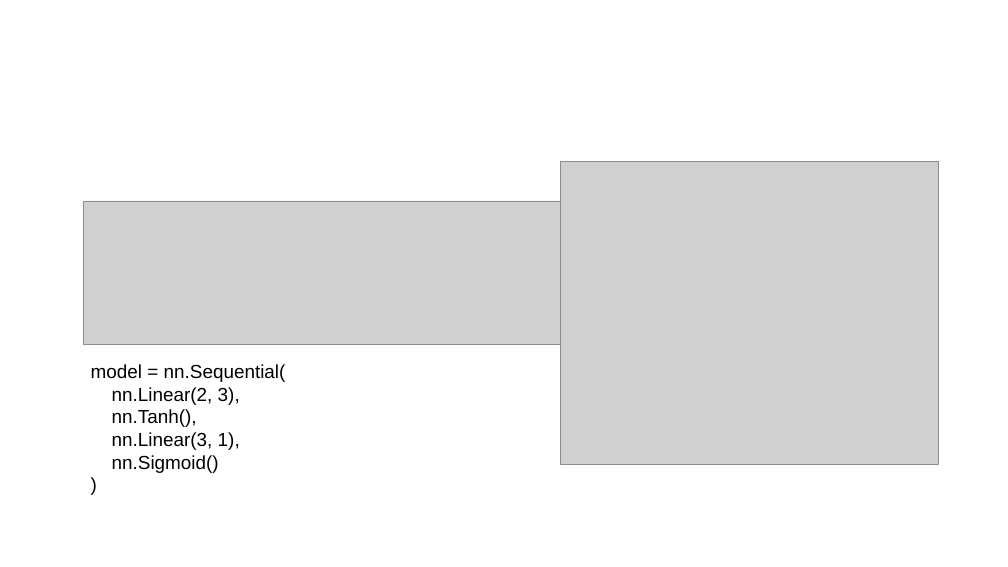
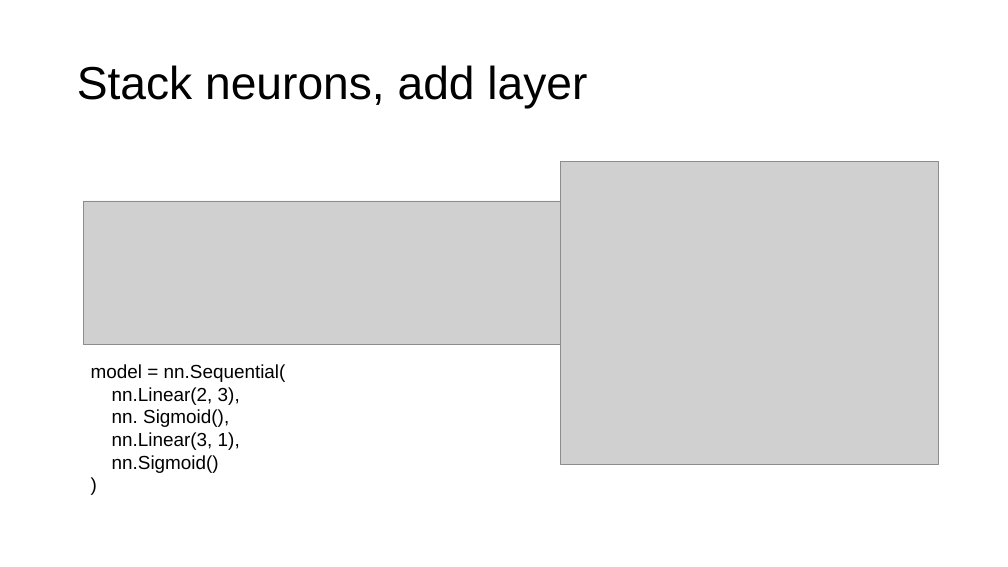
Before and after one commit to parrt/fundamentals-of-deep-learning, a slide deck: slide 20 of lectures/intro.pptx (slide 17 before the commit). Drawn at 1008x567 pixels with LibreOffice and Linux fonts; fonts in the diff are those of the drawing; grey boxes stand for pictures; background and template pictures are left out. Boxes give left, top, right and bottom in pixels: in the first picture for what was removed or moved away, otherwise in the second. Text is boxed around its words. In the diff, an @@ line names an element or a change of style, - is before the commit and + after.

```diff
--- a/lectures/intro.pptx
+++ b/lectures/intro.pptx
@@ title added at (77, 65, 587, 109), 44 pt, text #000000 @@
+Stack neurons, add layer
@@ text at (112, 409, 229, 427): text changed @@
-nn.Tanh(),
+nn. Sigmoid(),
```
Also in this commit, not shown: 12 other slides changed, 7 slides added, 4 slides removed, 8 other files.
